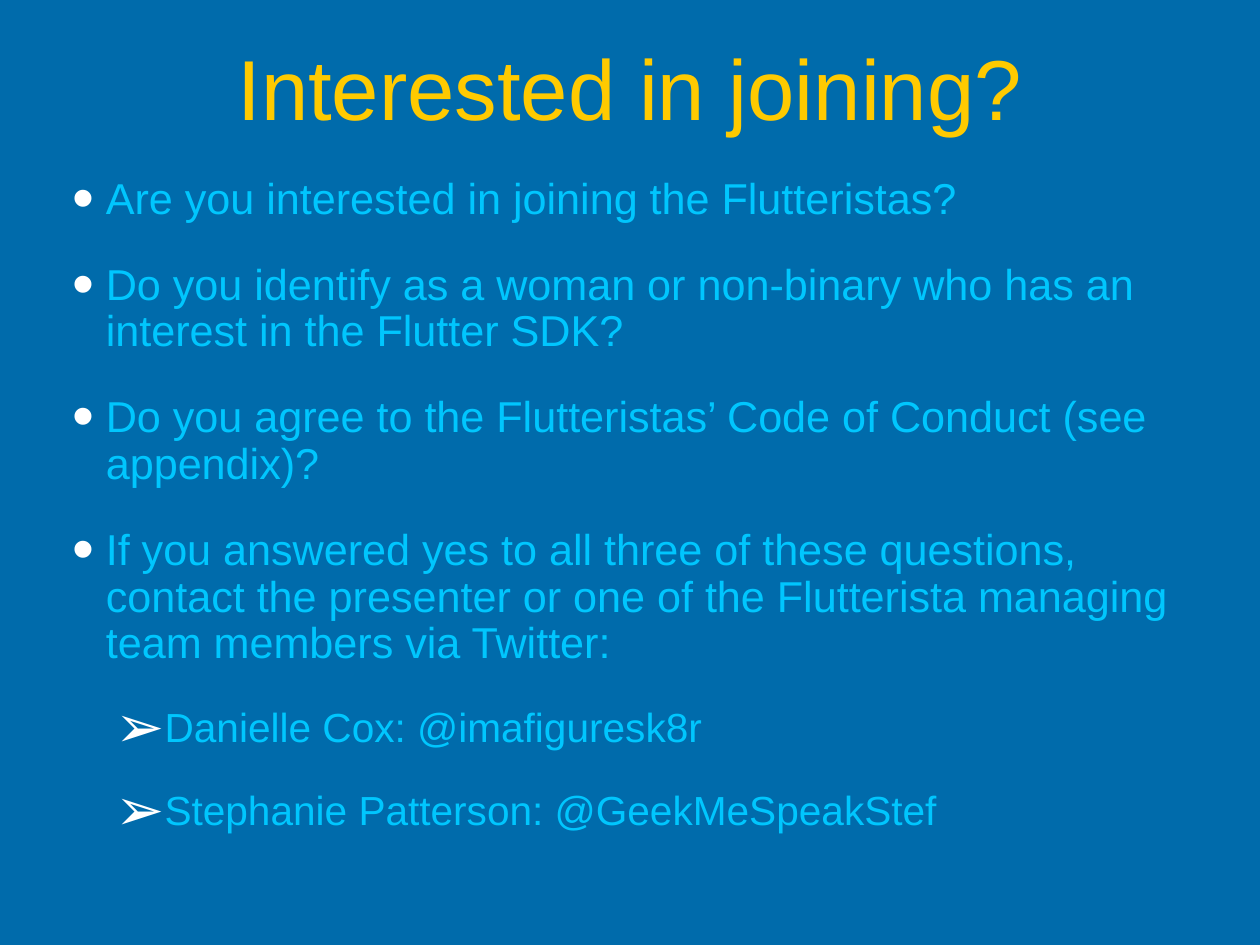
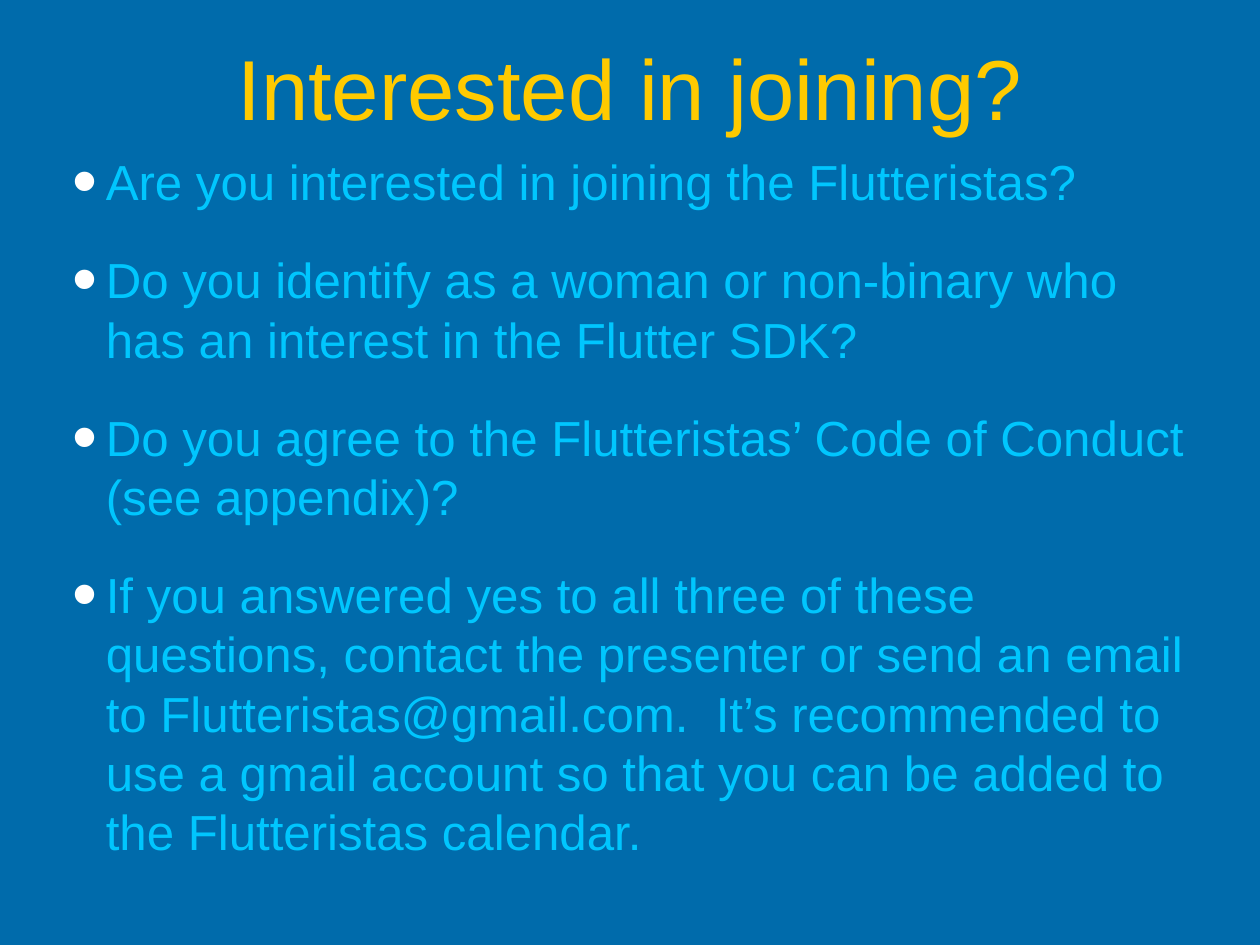
Before and after one commit to Stef-GMS/flutteristas, a slide deck: slide 3 of Introduction_to_Flutteristas.pptx. Drawn at 1260x945 pixels with LibreOffice and Linux fonts; fonts in the diff are those of the drawing. Boxes give left, top, right and bottom in pixels: in the first picture for what was removed or moved away, otherwise in the second. Text is boxed around its words. In the diff, an @@ line names an element or a change of style, - is before the commit and + after.

Commit message:
Updated contact information

```diff
--- a/Introduction_to_Flutteristas.pptx
+++ b/Introduction_to_Flutteristas.pptx
@@ text at (106, 164, 1183, 525): size 35.1 to 40 pt in "Are you interested in joining the Flutteristas?", "Do you identify as a woman or ...", "Do you agree to the Flutteristas’ Code ..."; line spacing 0.9 to 1 @@
@@ text at (106, 577, 1183, 851): text changed; size 35.1 to 40 pt @@
-• If you answered yes to all three of these questions, contact the presenter or one of the Flutterista managing team members via Twitter:
-  ➢ Danielle Cox: @imafiguresk8r
-  ➢ Stephanie Patterson: @GeekMeSpeakStef
+• If you answered yes to all three of these questions, contact the presenter or send an email to Flutteristas@gmail.com. It’s recommended to use a gmail account so that you can be added to the Flutteristas calendar.
```
Also in this commit, not shown: 1 other file.
